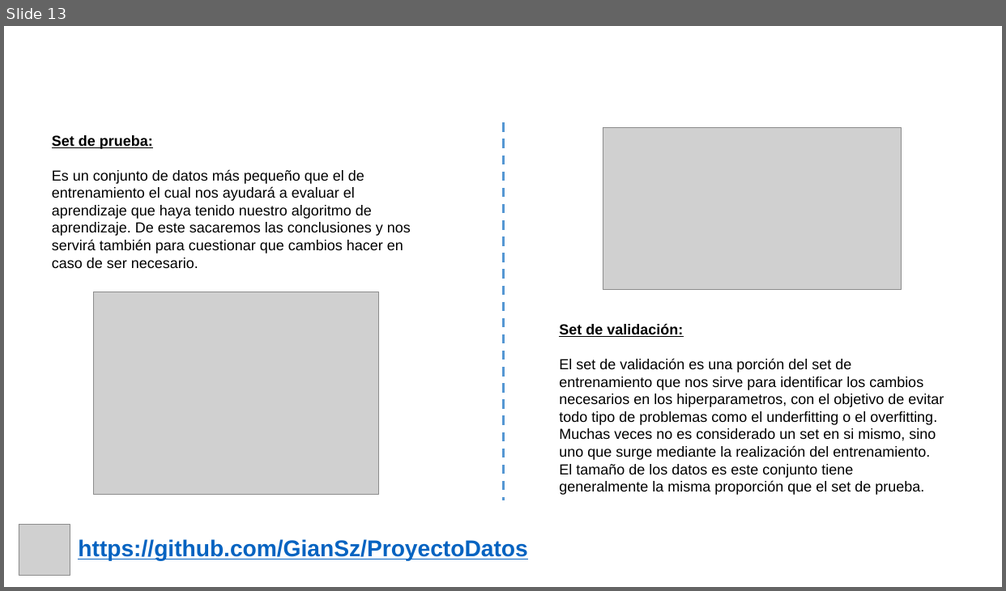
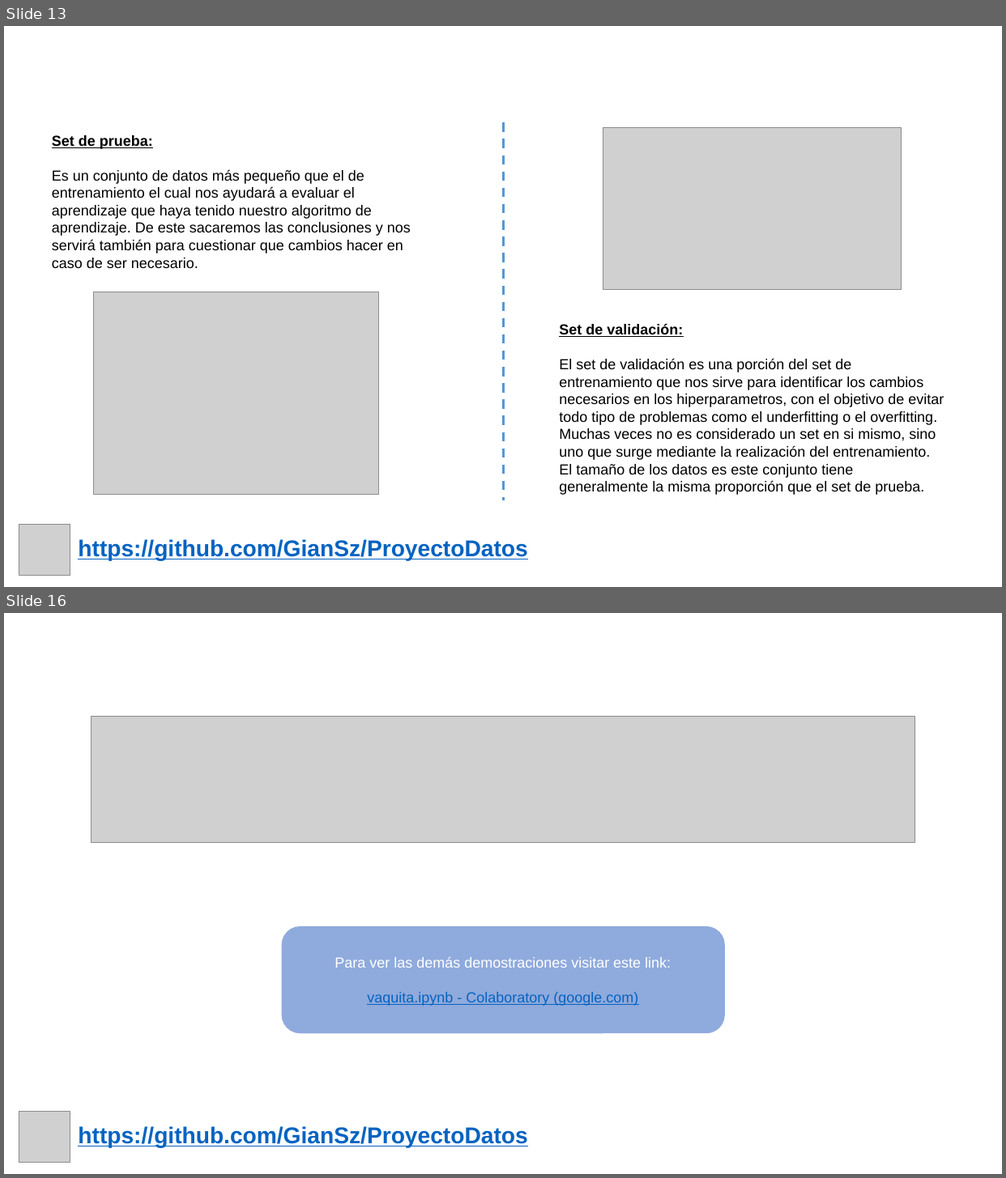
Before and after one commit to GianSz/ProyectoDatos, a slide deck: Presentacion/Presentación Proyecto.pptx. Shown one above the other, each under a label of ours: slide 13 before the commit, slides 13 and 16 after it; the slides between them are not shown. The pictures are 1006x591 and 1006x1178 pixels, drawn with LibreOffice and Linux fonts; fonts in the diff are those of the drawing; grey boxes stand for pictures; background and template pictures are left out. Boxes give left, top, right and bottom in pixels: in the first picture for what was removed or moved away, otherwise in the second. Text is boxed around its words. In the diff, an @@ line names an element or a change of style, - is before the commit and + after.

```diff
--- a/Presentacion/Presentación Proyecto.pptx
+++ b/Presentacion/Presentación Proyecto.pptx
@@ slide 16 added at bbox=[4, 613, 1002, 1174], background picture (left out) @@
@@ text added at bbox=[44, 644, 563, 679], 22 pt, text #FFFFFF, bold @@
+Demostración
@@ picture added at bbox=[91, 717, 915, 843] @@
@@ rounded rectangle added at bbox=[283, 927, 723, 1033], fill #8FAADC, outline #8FAADC 2 pt @@
@@ text added at bbox=[334, 957, 671, 1006], 14 pt, text #FFFFFF @@
+Para ver las demás demostraciones visitar este link:
+vaquita.ipynb - Colaboratory (google.com)
@@ picture added at bbox=[19, 1112, 70, 1162] @@
@@ text added at bbox=[78, 1127, 527, 1148], 22 pt, text #0563C1, bold, underline @@
+https://github.com/GianSz/ProyectoDatos
```
Also in this commit, not shown: 2 other slides added, 1 slide removed.
